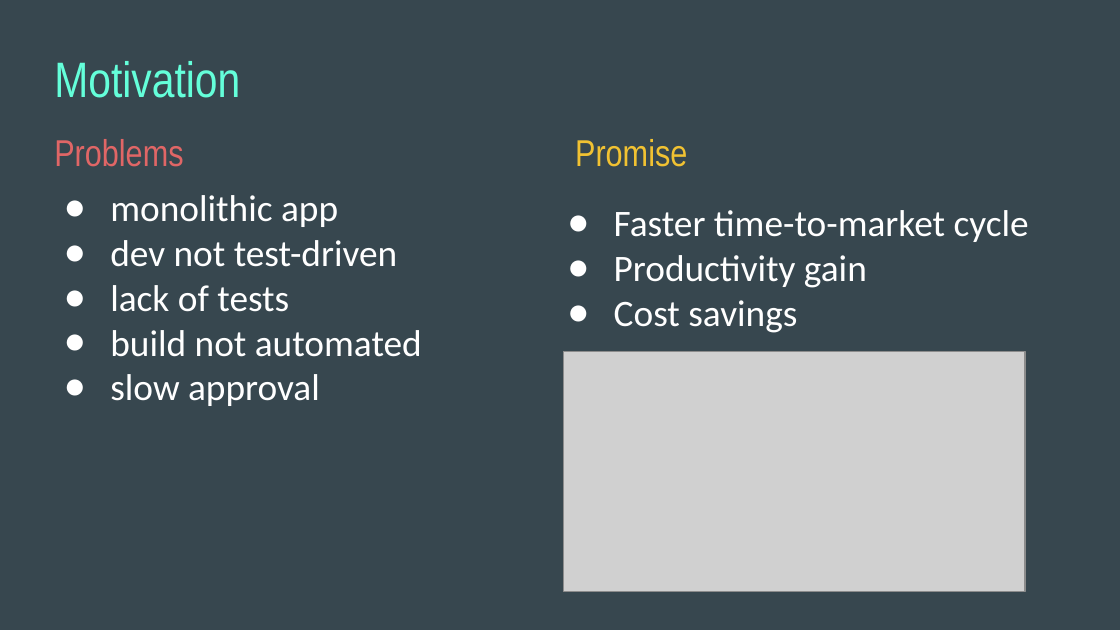
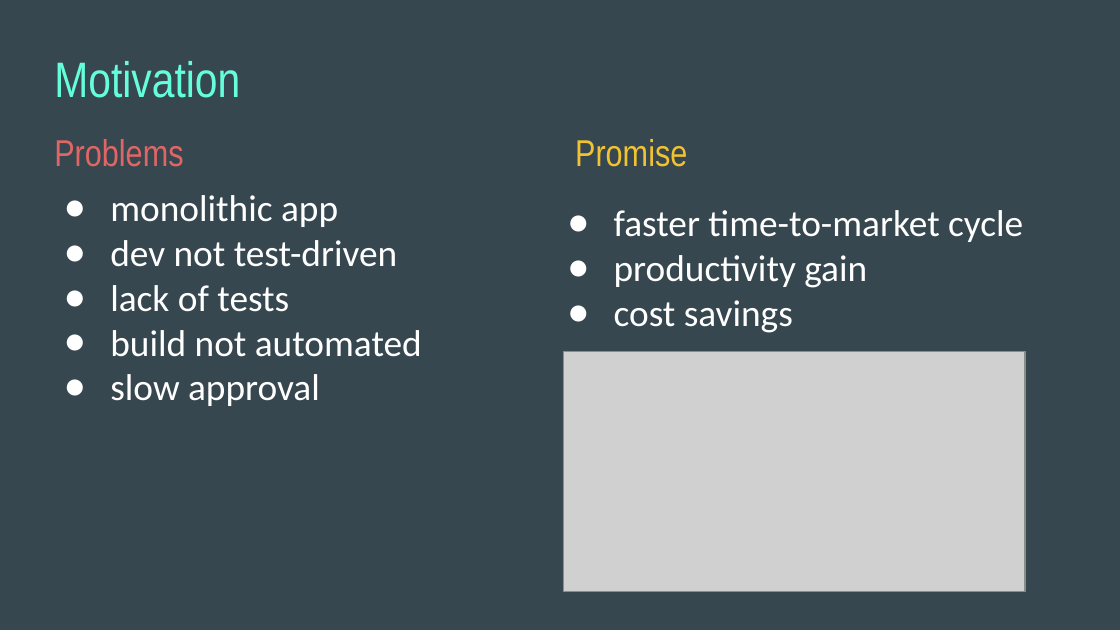
Before and after one commit to wgong/code2cloud, a slide deck: slide 2 of docs/code2cloud.pptx. Drawn at 1120x630 pixels with LibreOffice and Linux fonts; fonts in the diff are those of the drawing; grey boxes stand for pictures. Boxes give left, top, right and bottom in pixels: in the first picture for what was removed or moved away, otherwise in the second. Text is boxed around its words. In the diff, an @@ line names an element or a change of style, - is before the commit and + after.

```diff
--- a/docs/code2cloud.pptx
+++ b/docs/code2cloud.pptx
@@ text at (614,210,1023,333): text changed @@
-● Faster time-to-market cycle
-● Productivity gain
-● Cost savings
+● faster time-to-market cycle
+● productivity gain
+● cost savings
```
Also in this commit, not shown: 8 other slides changed, 2 slides added, 1 other file.
